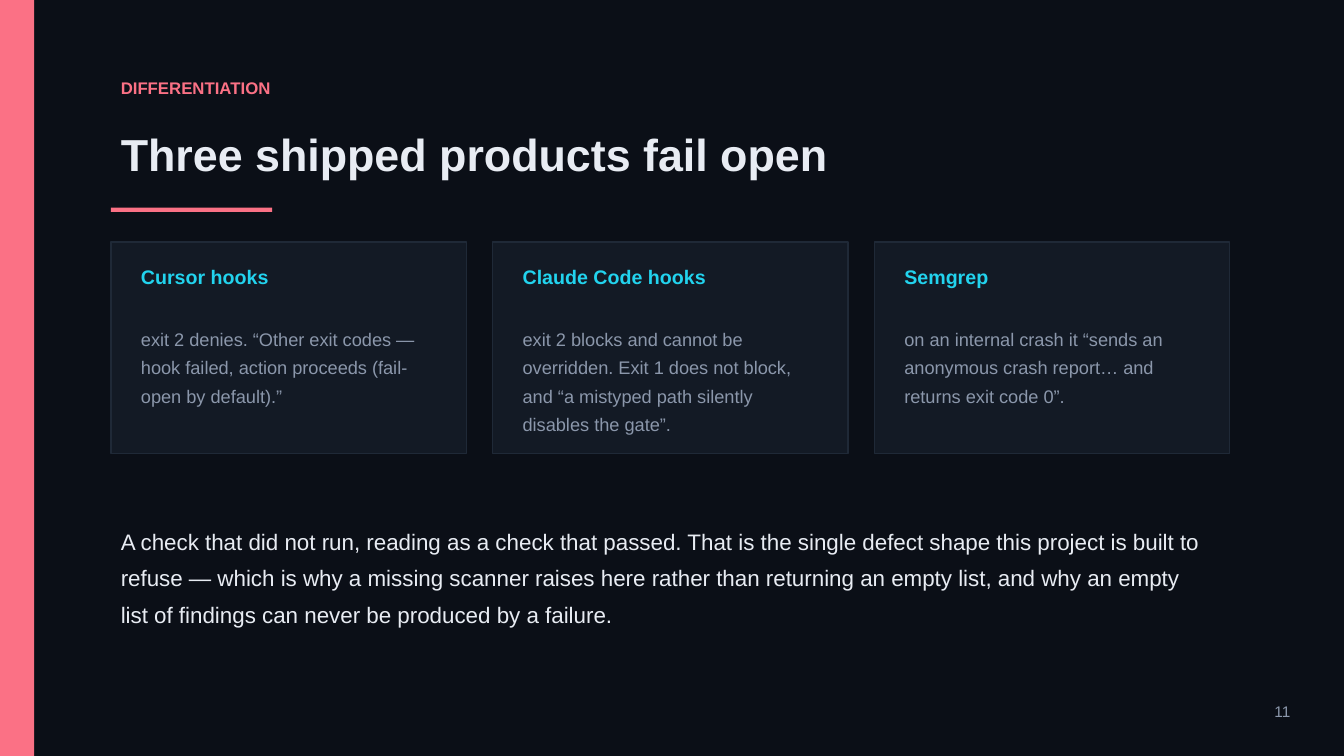
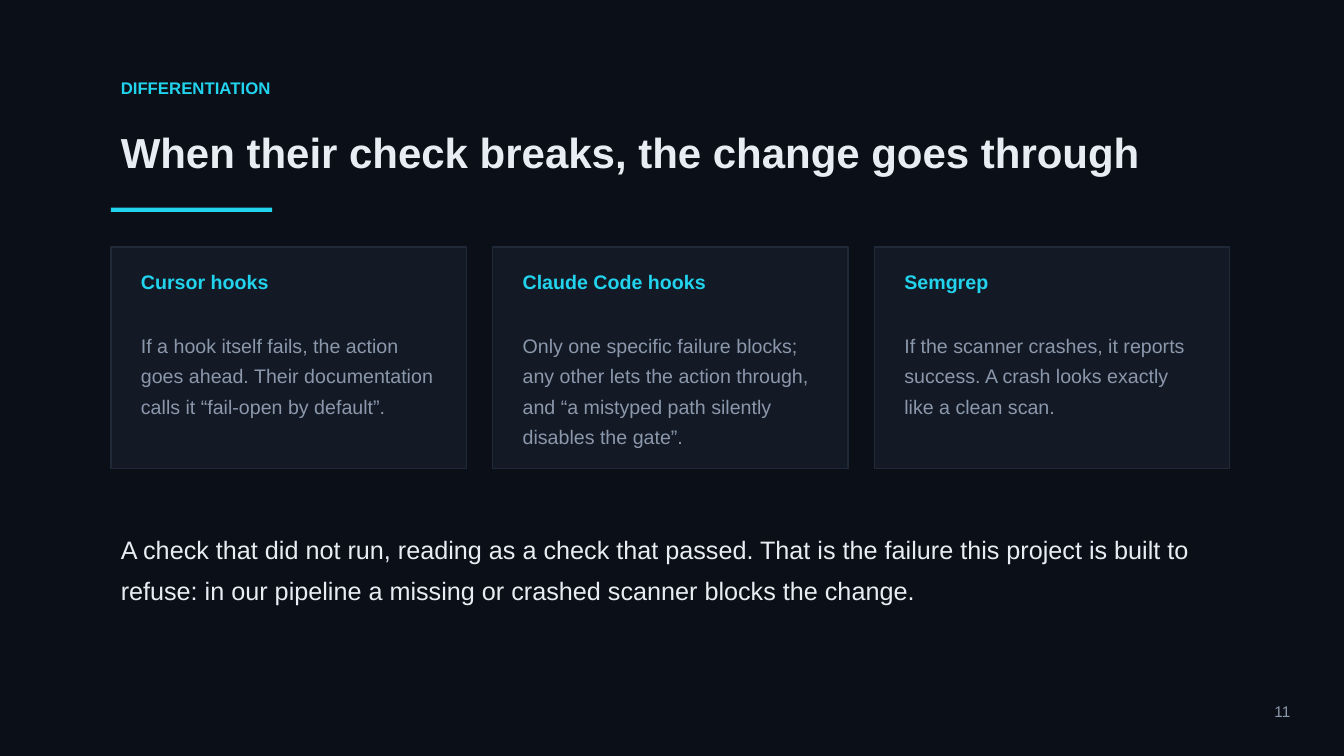
Before and after one commit to mohamedsorour1998/technical-presentations, a slide deck: slide 11 of talks/devops-hackathon-final/pitch/TheAgentOrg-Final.pptx. Drawn at 1344x756 pixels with LibreOffice and Linux fonts; fonts in the diff are those of the drawing. Boxes give left, top, right and bottom in pixels: in the first picture for what was removed or moved away, otherwise in the second. Text is boxed around its words. In the diff, an @@ line names an element or a change of style, - is before the commit and + after.

```diff
--- a/talks/devops-hackathon-final/pitch/TheAgentOrg-Final.pptx
+++ b/talks/devops-hackathon-final/pitch/TheAgentOrg-Final.pptx
@@ rectangle removed at (0, 0, 34, 756) @@
@@ text "DIFFERENTIATION" at (121, 82, 271, 94): text colour #FB7185 to #22D3EE @@
@@ text at (121, 137, 1139, 177): text changed; size 32 to 30 pt @@
-Three shipped products fail open
+When their check breaks, the change goes through
@@ rectangle at (111, 208, 272, 212): fill #FB7185 to #22D3EE @@
@@ rectangle: place and size @@
-rectangle at (111, 242, 467, 454)
+rectangle at (111, 247, 467, 469)
@@ rectangle: place and size @@
-rectangle at (493, 242, 849, 454)
+rectangle at (493, 247, 849, 469)
@@ rectangle: place and size @@
-rectangle at (874, 242, 1230, 454)
+rectangle at (874, 247, 1230, 469)
@@ 3 texts: place and size @@
-3 texts at (141, 269, 988, 288)
+3 texts at (141, 274, 988, 293)
@@ text at (141, 339, 433, 418): text changed; size 13 to 14 pt @@
-exit 2 denies. “Other exit codes — hook failed, action proceeds (fail-open by default).”
+If a hook itself fails, the action goes ahead. Their documentation calls it “fail-open by default”.
@@ text at (523, 339, 808, 448): text changed; size 13 to 14 pt @@
-exit 2 blocks and cannot be overridden. Exit 1 does not block, and “a mistyped path silently disables the gate”.
+Only one specific failure blocks; any other lets the action through, and “a mistyped path silently disables the gate”.
@@ text removed at (904, 333, 1162, 403) @@
-on an internal crash it “sends an anonymous crash report… and returns exit code 0”.
@@ text added at (904, 339, 1184, 414), 14 pt, text #8B97AB @@
+If the scanner crashes, it reports success. A crash looks exactly like a clean scan.
@@ text at (121, 540, 1188, 606): text changed; size 16 to 18 pt @@
-A check that did not run, reading as a check that passed. That is the single defect shape this project is built to refuse — which is why a missing scanner raises here rather than returning an empty list, and why an empty list of findings can never be produced by a failure.
+A check that did not run, reading as a check that passed. That is the failure this project is built to refuse: in our pipeline a missing or crashed scanner blocks the change.
```
Also in this commit, not shown: 14 other slides changed, 3 other files.
